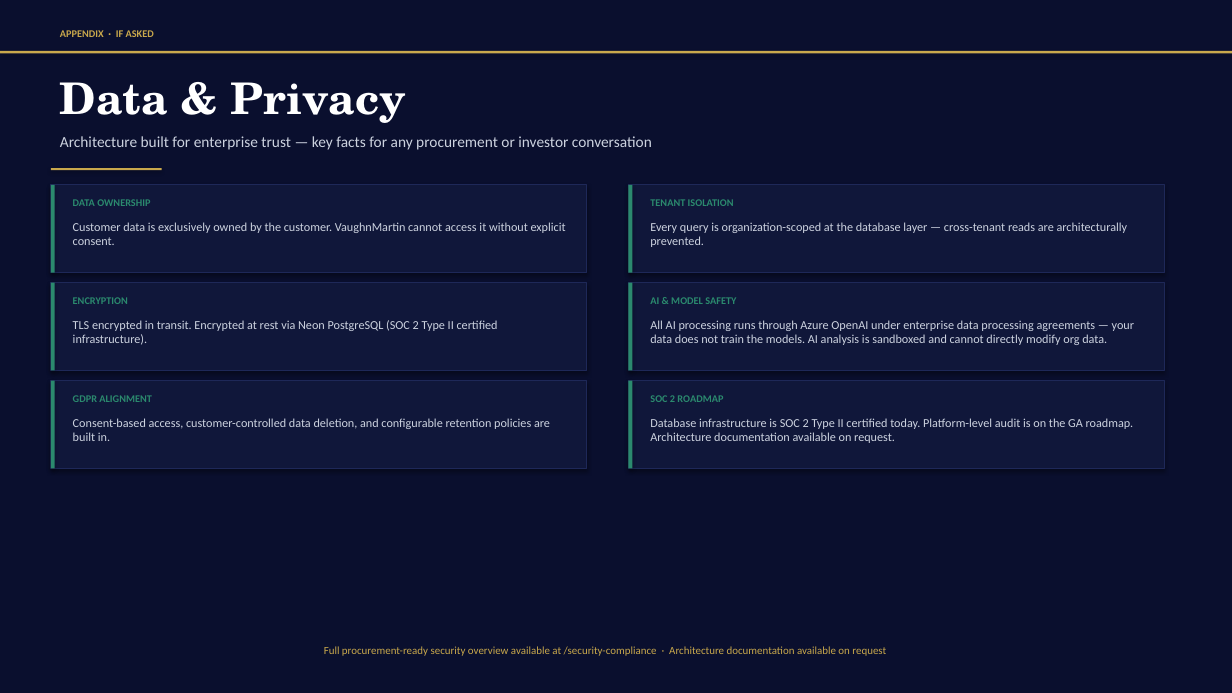
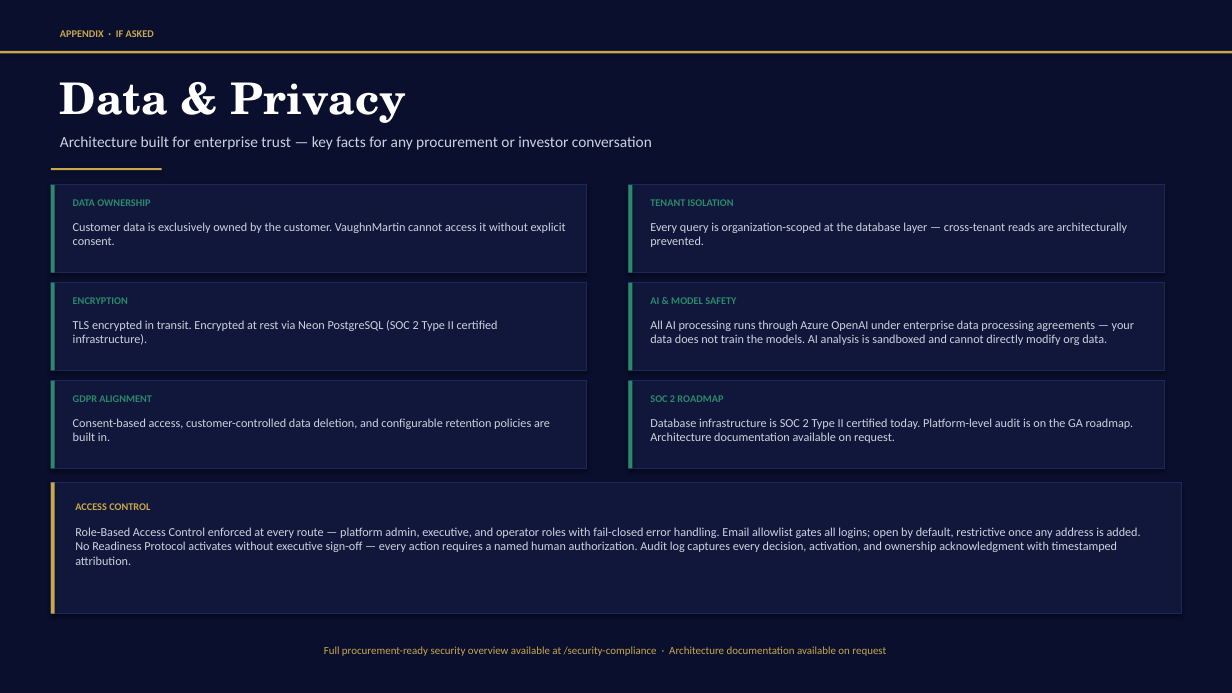
Before and after one commit to mbrunke18/CodePlatform1, a slide deck: slide 11 of attached_assets/VaughnMartin-4min-Pitch.pptx. Drawn at 1232x693 pixels with LibreOffice and Linux fonts; fonts in the diff are those of the drawing. Boxes give left, top, right and bottom in pixels: in the first picture for what was removed or moved away, otherwise in the second. Text is boxed around its words. In the diff, an @@ line names an element or a change of style, - is before the commit and + after.

```diff
--- a/attached_assets/VaughnMartin-4min-Pitch.pptx
+++ b/attached_assets/VaughnMartin-4min-Pitch.pptx
@@ rectangle added at (51, 482, 1181, 614), fill #10173A, outline #1E2858 0.5 pt @@
@@ rectangle added at (51, 482, 55, 614), fill #C9A84C @@
@@ text added at (75, 503, 150, 510), 8 pt, text #C9A84C, bold @@
+ACCESS CONTROL
@@ text added at (75, 527, 1141, 565), 9.5 pt, text #CCD2DF @@
+Role-Based Access Control enforced at every route — platform admin, executive, and operator roles with fail-closed error handling. Email allowlist gates all logins; open by default, restrictive once any address is added. No Readiness Protocol activates without executive sign-off — every action requires a named human authorization. Audit log captures every decision, activation, and ownership acknowledgment with timestamped attribution.
```
Also in this commit, not shown: 2 other slides changed, 1 other file.
